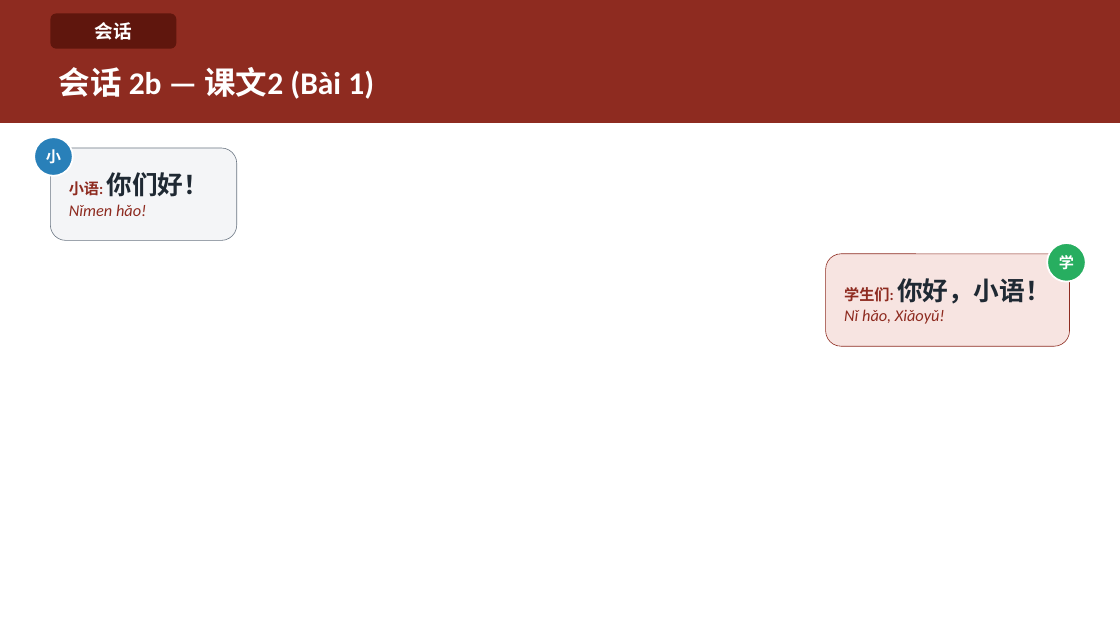
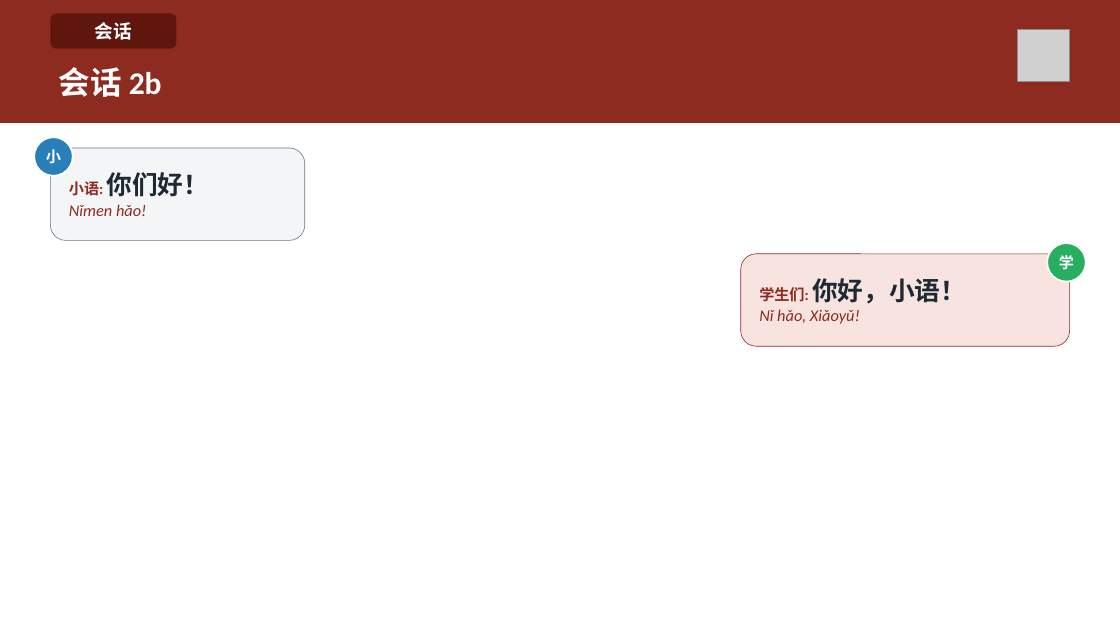
Before and after one commit to HuyenNguyen911/chinese-learning-os, a slide deck: slide 21 of output/hsk1/buoi02_chaohoi_lamquen/slide/Buoi-02-Chaohoi-Lamquen.pptx. Drawn at 1120x630 pixels with LibreOffice and Linux fonts; fonts in the diff are those of the drawing; grey boxes stand for pictures. Boxes give left, top, right and bottom in pixels: in the first picture for what was removed or moved away, otherwise in the second. Text is boxed around its words. In the diff, an @@ line names an element or a change of style, - is before the commit and + after.

```diff
--- a/output/hsk1/buoi02_chaohoi_lamquen/slide/Buoi-02-Chaohoi-Lamquen.pptx
+++ b/output/hsk1/buoi02_chaohoi_lamquen/slide/Buoi-02-Chaohoi-Lamquen.pptx
@@ picture added at (1017,29,1070,82) @@
@@ text at (59,67,162,97): text changed @@
-会话 2b — 课文2 (Bài 1)
+会话 2b
@@ rounded rectangle "小语: 你们好！": place and size @@
-rounded rectangle "小语: 你们好！" at (50,148,237,240)
+rounded rectangle "小语: 你们好！" at (50,148,305,240)
@@ rounded rectangle "学生们: 你好，小语！": place and size @@
-rounded rectangle "学生们: 你好，小语！" at (826,254,1070,346)
+rounded rectangle "学生们: 你好，小语！" at (741,254,1070,346)
```
Also in this commit, not shown: 22 other slides changed, 24 other files.
